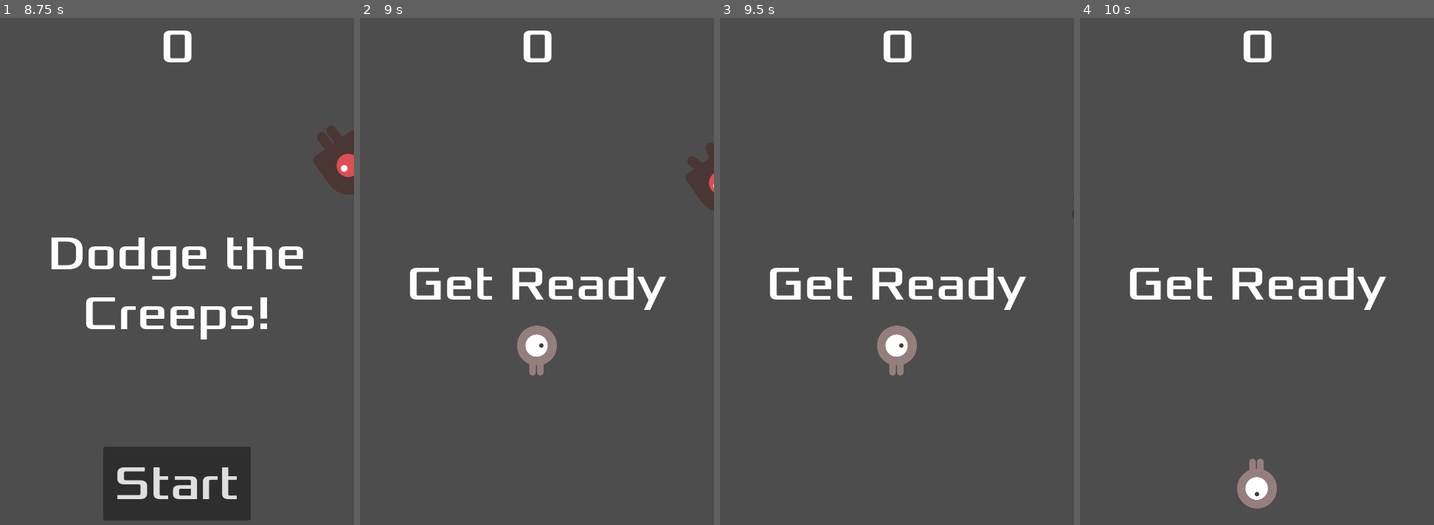
Above: before the commit, frames 1-4 (left to right).
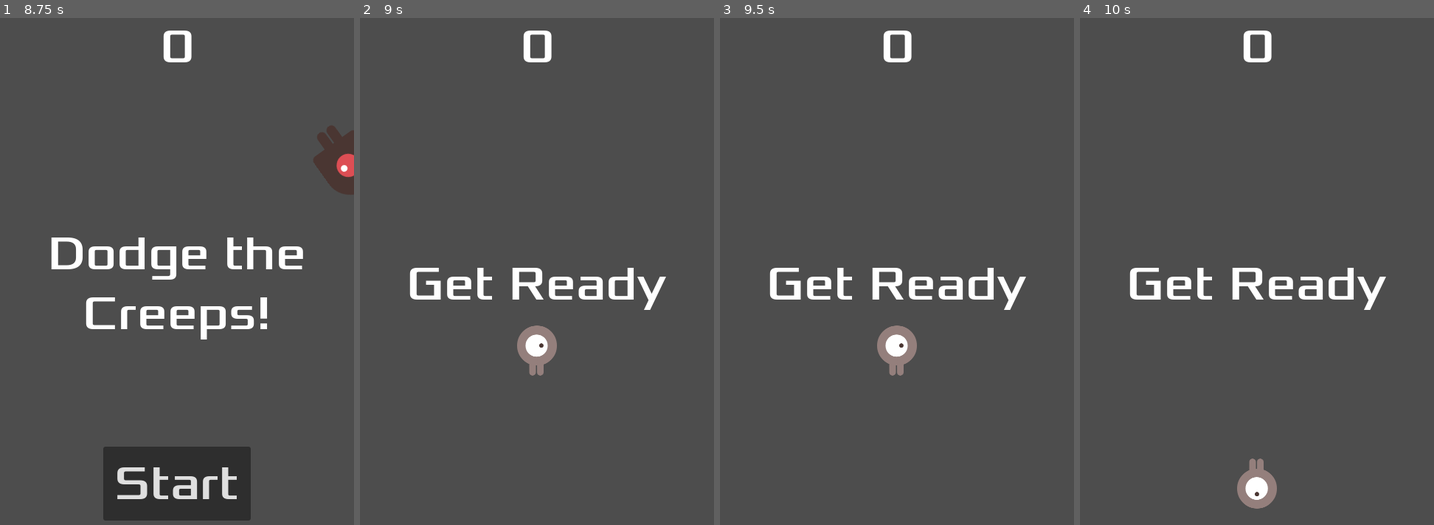
Above: after the commit, the same moments.

Repository: NadTr/Dodge_the_spiders
Game: Godot game, scene res://main.tscn
The game is run twice, just before and just after one commit, with the same random seed, the same clock (stepped at 60 frames per second) and the same inputs.
Inputs:
- Up to frame 1 (8.75 s): click "Start" at 0.5 s; tap Enter at 1.25 s; hold W (move_up) 1.28-2.78 s; hold A (move_left) 2.78-4.28 s; hold S (move_down) 4.28-5.03 s; hold D (move_right) 5.03-5.78 s; hold W (move_up) 5.78-6.53 s; hold D (move_right) from 6.53 s (still down)
- Up to frame 2 (9 s): release D (move_right) at 8.75 s; click "Start" at 8.75 s
- Up to frame 3 (9.5 s): no input
- Up to frame 4 (10 s): tap Space at 9.5 s; hold S (move_down) from 9.53 s (still down)

Frame 1 is identical in both runs. In frame 2, 0.6% of the frame differs, in the area x 92-100%, y 24-38%; in frame 3, less than 0.1%; in frame 4, nothing differs.
Error in both runs: Invalid assignment of property or key 'text' with value of type 'String' on a base object of type 'null instance'. (res://hud.gd:34)

Commit message:
group mob

Diff:
--- a/main.gd
+++ b/main.gd
@@ -23,6 +23,7 @@
 	$StartTimer.start()
 	$HUD.update_score(score)
 	$HUD.show_message("Get Ready")
+	get_tree().call_group("mobs", "queue_free")
 
 
 func _on_score_timer_timeout():
--- a/main.tscn
+++ b/main.tscn
@@ -33,6 +33,7 @@
 curve = SubResource("Curve2D_ig7tw")
 
 [node name="MobSpawnLocation" type="PathFollow2D" parent="MobPath"]
+position = Vector2(-184.24707, -264)
 
 [node name="HUD" parent="." instance=ExtResource("4_1bvp3")]
 
--- a/mob.tscn
+++ b/mob.tscn
@@ -48,7 +48,7 @@
 radius = 36.0
 height = 100.0
 
-[node name="Mob" type="RigidBody2D"]
+[node name="Mob" type="RigidBody2D" groups=["mobs"]]
 collision_mask = 0
 gravity_scale = 0.0
 script = ExtResource("1_1qmh0")
